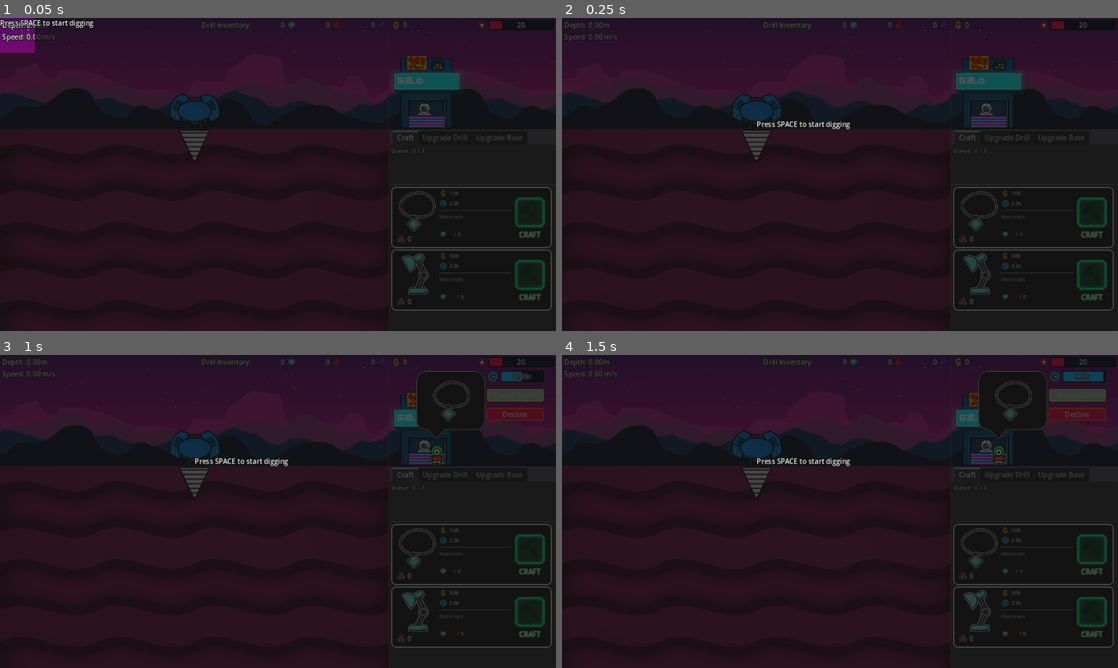
Above: before the commit, frames 1-4 (two rows, left to right).
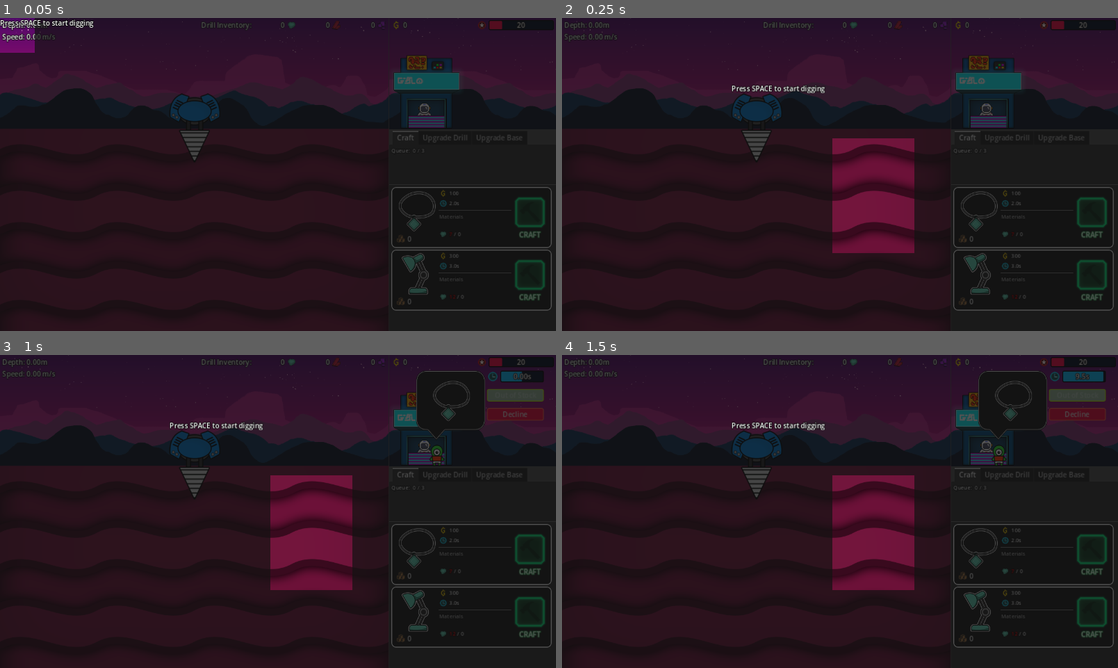
Above: after the commit, the same moments.

Repository: aNotSoCleverName/mechanicore
Game: Godot game, scene res://Main.tscn
Two runs of this game, one before a commit and one after it. Both use one fixed random seed, a clock stepped at 60 frames per second and the inputs below.
Inputs:
- Up to frame 1 (0.05 s): no input
- Up to frame 2 (0.25 s): no input
- Up to frame 3 (1 s): click "Continue" at 0.5 s
- Up to frame 4 (1.5 s): click "Continue" at 1.25 s

Frame 1 is identical in both runs. In frame 2, 5.8% of the frame differs, in the area x 30-64%, y 21-76%; in frame 3, 5.8%; in frame 4, 5.8%.

Commit message:
Tutorial overlay now spotlights the correct part

Diff:
--- a/Endless Run/Drill/Drill.tscn
+++ b/Endless Run/Drill/Drill.tscn
@@ -57,7 +57,6 @@
 
 [node name="Shield" type="Sprite2D" parent="."]
 material = SubResource("ShaderMaterial_38bcw")
-position = Vector2(-3, 0)
 texture = ExtResource("8_tj00l")
 script = ExtResource("6_ak4na")
 
--- a/Global Script/Signal Bus - Tutorial.gd
+++ b/Global Script/Signal Bus - Tutorial.gd
@@ -8,6 +8,6 @@
 var isShowReputation: bool;
 
 @warning_ignore("unused_signal")
-signal show_tutorial(inPos: Vector2, inSize: Vector2, inText: String, inDelaySec: float);
+signal show_tutorial(inNode: Node, inText: String, inDelaySec: float);
 @warning_ignore("unused_signal")
 signal hide_tutorial();
--- a/Main.gd
+++ b/Main.gd
@@ -11,8 +11,7 @@
 
 func _ready():
 	SignalBus_Tutorial.show_tutorial.emit(
-		self._drill.position,
-		Vector2.ZERO,
+		self._drill,
 		"Press SPACE to start digging",
 		0.1
 	);
--- a/Main.tscn
+++ b/Main.tscn
@@ -25,6 +25,7 @@
 bg_color = Color(0.0705882, 0.0705882, 0.0705882, 0.72549)
 
 [node name="Main" type="Control"]
+process_mode = 3
 layout_mode = 3
 anchors_preset = 15
 anchor_right = 1.0
--- a/Pause Screen.gd
+++ b/Pause Screen.gd
@@ -22,7 +22,7 @@
 	)
 
 	SignalBus_Tutorial.show_tutorial.connect(
-		func (_inPos: Vector2, _inSize: Vector2, _inText: String, _inDelaySec: float):
+		func (_inNode: Node, _inText: String, _inDelaySec: float):
 			self._isShowingTutorial = true;
 	)
 	SignalBus_Tutorial.hide_tutorial.connect(
--- a/Tutorial Screen.gd
+++ b/Tutorial Screen.gd
@@ -13,8 +13,41 @@
 	var shaderMaterial: ShaderMaterial = self.material;
 
 	SignalBus_Tutorial.show_tutorial.connect(
-		func (inPos: Vector2, inSize: Vector2, inText: String, inDelaySec):
-			self._spotLightRect = Rect2(inPos, inSize);
+		func (inNode: Node, inText: String, inDelaySec: float):
+			assert(
+				(inNode is Node2D) || (inNode is Control),
+				"inNode must be Node2D or Control so it has position and size"
+			);
+
+			# Determine inNode's rect
+			var rect: Rect2;
+			if (inNode is Control):
+				rect = (inNode as Control).get_rect();
+			elif (inNode is Node2D):
+				var spriteNode;
+				if (inNode is Sprite2D || inNode is AnimatedSprite2D):
+					spriteNode = inNode;
+				else:
+					for childNode: Node in inNode.get_children():
+						if (childNode is Sprite2D || childNode is AnimatedSprite2D):
+							spriteNode = childNode;
+							break;
+				assert(
+					spriteNode != null,
+					"No sprite node found"
+				)
+
+				if (spriteNode is Sprite2D):
+					rect.size = (spriteNode.get_rect() as Rect2).size * spriteNode.scale * inNode.scale;
+				elif (spriteNode is AnimatedSprite2D):
+					var spriteTexture: Texture2D = (spriteNode as AnimatedSprite2D).sprite_frames.get_frame_texture(spriteNode.animation, spriteNode.frame);
+					rect.size = spriteTexture.get_size() * spriteNode.scale * inNode.scale;
+
+				rect.position = spriteNode.global_position;
+				if (spriteNode.centered):
+					rect.position -= 0.5 * rect.size
+
+			self._spotLightRect = rect;
 			self._textNode.text = inText;
 
 			self._delayTimer.wait_time = inDelaySec;
@@ -26,7 +59,7 @@
 			self._delayTimer.stop();
 
 			self.visible = true;
-			#self.get_tree().paused = true;
+			self.get_tree().paused = true;
 
 			shaderMaterial.set_shader_parameter(SPOTLIGHT_POS_KEY, self._spotLightRect.position);
 			shaderMaterial.set_shader_parameter(SPOTLIGHT_SIZE_KEY, self._spotLightRect.size);
@@ -37,7 +70,7 @@
 	SignalBus_Tutorial.hide_tutorial.connect(
 		func ():
 			self.visible = false;
-			#self.get_tree().paused = false;
+			self.get_tree().paused = false;
 	)
 
 #region Determine best position for text node
